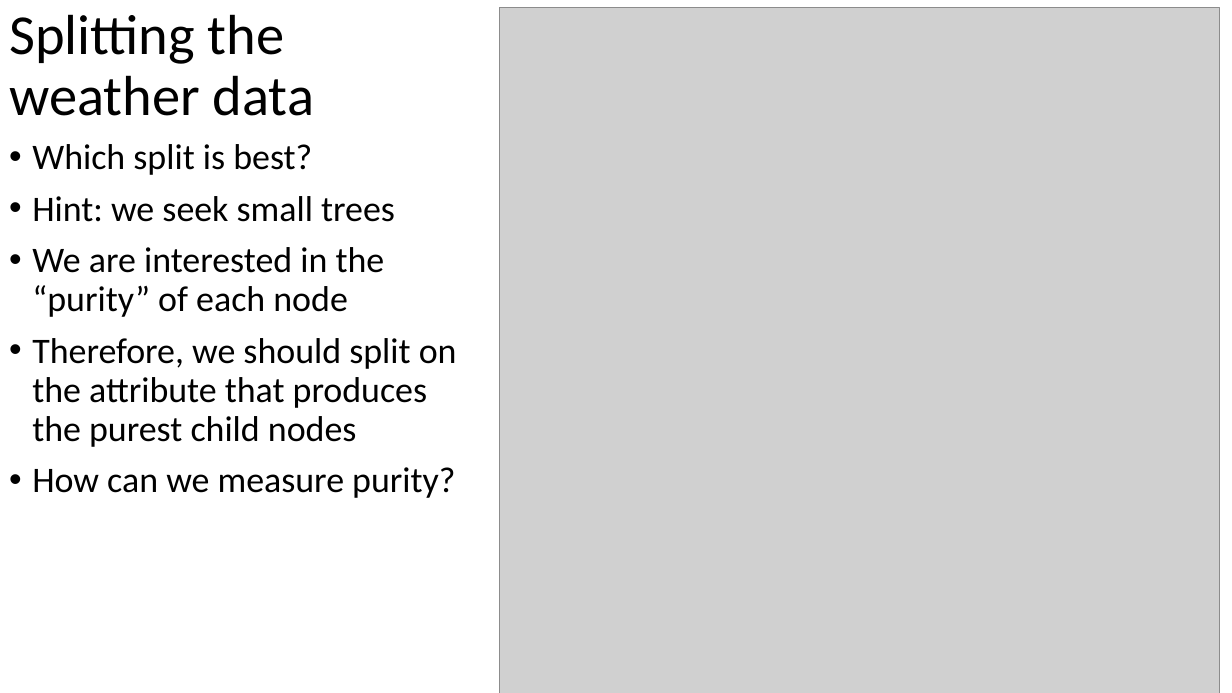
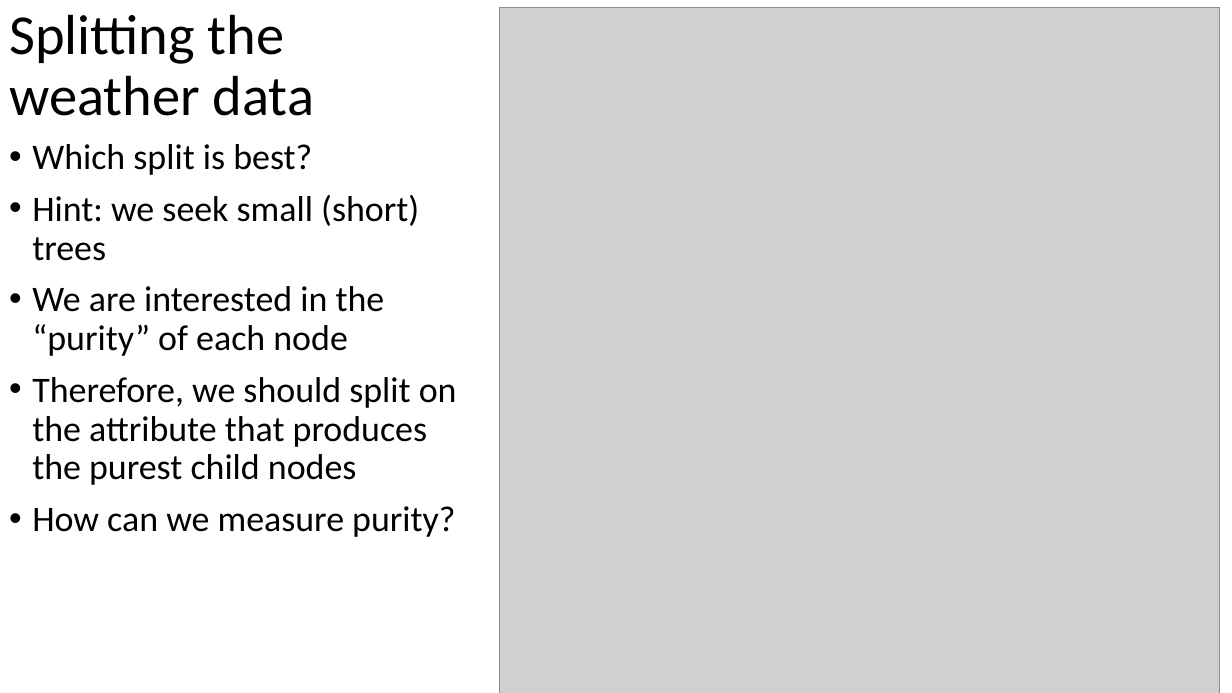
Before and after one commit to russellu/cs405, a slide deck: slide 4 of Lecture_05.pptx (slide 3 before the commit). Drawn at 1232x693 pixels with LibreOffice and Linux fonts; fonts in the diff are those of the drawing; grey boxes stand for pictures. Boxes give left, top, right and bottom in pixels: in the first picture for what was removed or moved away, otherwise in the second. Text is boxed around its words. In the diff, an @@ line names an element or a change of style, - is before the commit and + after.

```diff
--- a/Lecture_05.pptx
+++ b/Lecture_05.pptx
@@ text at (32,195,419,261): text changed @@
-• Hint: we seek small trees
+• Hint: we seek small (short) trees
```
Also in this commit, not shown: 5 other slides changed, 2 slides added.
